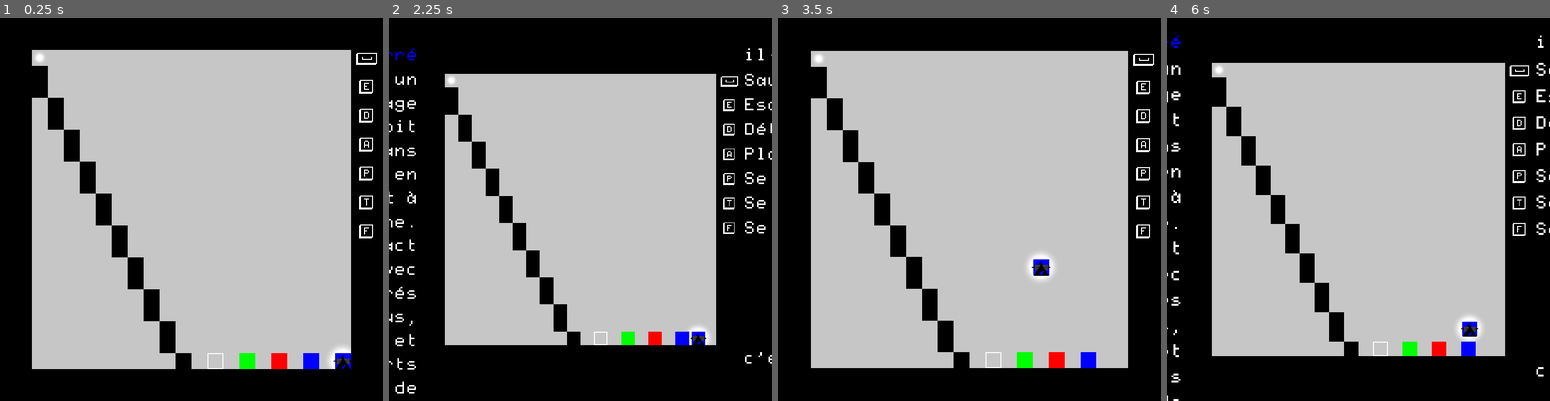
Above: before the commit, frames 1-4 (left to right).
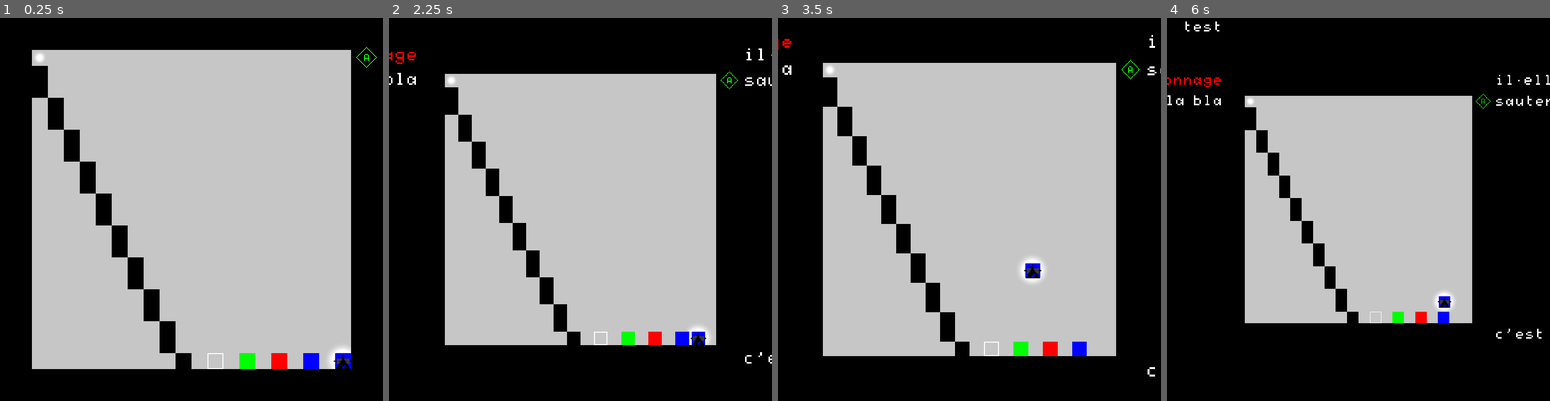
Above: after the commit, the same moments.

Repository: CorentinBrule/kinematic
Game: Godot game, scene res://Jeu.tscn
Same seed, same stepped clock (60 frames per second), same inputs: the game is played once before the commit and once after it.
Inputs (mouse positions are in pixels of both pictures, inside the frame that each line leads up to):
- Up to frame 1 (0.25 s): no input
- Up to frame 2 (2.25 s): tap Enter at 0.5 s; move the mouse to (664, 190) at 0.52 s; hold Down (move_bottom) 0.53-1.28 s; hold Right (move_right) 0.53-2.03 s; click (664, 190) at 0.67 s; tap Space (Sauter) at 0.77, 1.52 s; move the mouse to (503, 228) at 1.27 s; tap F6 (next_level) at 1.35 s; move the mouse to (618, 125) at 2.02 s; hold Left (move_left) from 2.03 s (still down); tap Mouse wheel down (zoom_down_mouse) at 2.1 s
- Up to frame 3 (3.5 s): move the mouse to (950, 286) at 2.77 s; release Left (move_left) at 2.78 s; hold Right (move_right) from 2.78 s (still down); tap Mouse wheel up (zoom_up_mouse) at 2.85 s; click (950, 286) at 2.92 s; tap Space (Sauter) at 3.02 s
- Up to frame 4 (6 s): move the mouse to (1473, 266) at 3.52 s; hold Down (move_bottom) 3.53-4.28 s; tap Space (Sauter) at 3.77, 4.52 s; move the mouse to (1243, 152) at 4.27 s; release Right (move_right) at 4.28 s; hold Left (move_left) 4.28-5.03 s; tap F6 (next_level) at 4.35 s; move the mouse to (1377, 209) at 5.02 s; hold Right (move_right) 5.03-5.78 s; tap Mouse wheel down (zoom_down_mouse) at 5.1 s; click (1377, 209) at 5.17 s; move the mouse to (1301, 113) at 5.77 s; hold Left (move_left) from 5.78 s (still down); tap Mouse wheel up (zoom_up_mouse) at 5.85 s

The runs differ from the first frame. In frame 1, 0.5% of the frame differs, in the area x 92-99%, y 7-58%; in frame 2, 1.5%; in frame 3, 14%; in frame 4, 28%, in the area x 0-100%, y 0-100%.
Error after the commit: Parse Error: The identifier "actions_touch_container_overflow" isn't declared in the current scope. (res://Niveau/GUI/GUI.gd:96)

Commit message:
essai de correction de bugs détection du tactile. Update à la volée de l'interface classique et tactile.

Diff:
--- a/Global.gd
+++ b/Global.gd
@@ -45,10 +45,13 @@
 	current_scene = root.get_child(root.get_child_count() - 1)
 
 	save_folder_path = current_scene.save_folder_path
-
+	print("touch_screen :")
 	print(OS.has_touchscreen_ui_hint())
 	if OS.has_touchscreen_ui_hint():
 		has_touch_screen = true
+
+	if(Global.has_touch_screen):
+		OS.window_fullscreen = true
 
 	if current_scene.has_node("Menu"):
 		# load save from local "res://" file or from "server"
--- a/Niveau/GUI/GUI.gd
+++ b/Niveau/GUI/GUI.gd
@@ -1,6 +1,6 @@
 tool
 extends Node2D
-
+var tool_node
 # Declare member variables here. Examples:
 # var a = 2
 # var b = "text"
@@ -17,8 +17,11 @@
 const action_scene_touch = preload("res://Niveau/GUI/GUI_actions_touch.tscn")
 var base_size = Vector2(384,384)
 
+var width_out_game_interface = base_size.x
+
 # Called when the node enters the scene tree for the first time.
 func _ready():
+	tool_node = get_tree().root.get_child(0)
 	get_tree().get_root().connect("size_changed", self, "on_resize_window")
 	out_game_interface_droit = $outGameGUI/HBoxContainer_droit
 	out_game_interface_gauche = $outGameGUI/HBoxContainer_gauche
@@ -52,13 +55,9 @@
 		actions_touch_container.add_child(gui_action_touch)
 		actions_touch_container.move_child(gui_action_touch, 0)
 
-	if Global.has_touch_screen:
-		actions_container.hide()
-		$"%touch_controls".show()
-	else:
-		actions_touch_container.hide()
+	update_interface()
 
-	if get_parent().get_parent().has_node("Menu") and !Global.has_touch_screen:
+	if get_parent().get_parent().has_node("Menu"):
 		$"%retourMenu".visible = true
 
 	$"%meta_label".visible = true
@@ -72,9 +71,37 @@
 	regex.compile("(?i)(xbox|x-box|microsoft)")
 	if regex.search(Input.get_joy_name(0)):
 		$"%TextureStart".show()
+		$"%TextureEsc".hide()
 
+	else:
+		$"%TextureEsc".show()
+		$"%TextureStart".hide()
 	yield(get_tree(), "idle_frame")
+
 	adapt_interface()
+
+func _input(event):
+	if (event is InputEventKey and event.pressed) or (event is InputEventJoypadButton):
+		tool_node.has_touch_screen = false
+		update_interface()
+	elif event is InputEventScreenTouch:
+		tool_node.has_touch_screen = true
+		update_interface()
+
+func update_interface():
+	#print(Global.has_touch_screen)
+	if tool_node.has_touch_screen:
+		actions_container.hide()
+		actions_touch_container.show()
+		actions_touch_container_overflow.show()
+		$touch_controls.show()
+		$"%TextureStart".show()
+		$"%TextureEsc".hide()
+	else:
+		actions_touch_container.hide()
+		actions_touch_container_overflow.hide()
+		$touch_controls.hide()
+		actions_container.show()
 
 func adapt_interface():
 	if not Engine.editor_hint:
@@ -91,12 +118,6 @@
 		adapt_interface()
 		get_parent().get_node("Camera2D").adapt_clips()
 		get_parent().get_node("Camera2D").force_update_clip()
-		if Global.has_touch_screen:
-			if OS.window_fullscreen:
-				$touch_controls/fullscreen.hide()
-			else:
-				$touch_controls/fullscreen.show()
-
 
 # Called every frame. 'delta' is the elapsed time since the previous frame.
 #func _process(delta):
--- a/tools.gd
+++ b/tools.gd
@@ -15,6 +15,7 @@
 var avatar
 var GUI
 var camera
+var has_touch_screen
 
 func _ready():
 	avatar = get_node("Niveau/Avatar")
@@ -24,6 +25,14 @@
 	camera = get_node("Niveau/Camera2D")
 	camera.auto_cam = auto_cam
 	camera.joystick_zoom = joystick_zoom
+
+
+	if(Global.has_touch_screen):
+		OS.window_fullscreen = true
+	else:
+		Global.has_touch_screen = mobile_emulation
+		has_touch_screen = mobile_emulation
+
 
 func _process(delta):
 	if Engine.editor_hint:
@@ -49,6 +58,18 @@
 
 func _change_mobile_emulation(val):
 	mobile_emulation = val
+	has_touch_screen = val
+	var action_caintainer_keyboard = get_node("Niveau/GUI/outGameGUI/HBoxContainer_droit/VBoxContainer/ActionsContainer")
+	var action_container_touch_droit = get_node("Niveau/GUI/outGameGUI/HBoxContainer_droit/VBoxContainer/ActionsContainerTouch")
+	var main_touch_controls = get_node("Niveau/GUI/touch_controls")
 	if Engine.editor_hint:
 		ProjectSettings.set_setting("input_devices/pointing/emulate_touch_from_mouse",val)
 		ProjectSettings.save()
+		if val:
+			action_container_touch_droit.show()
+			main_touch_controls.show()
+			action_caintainer_keyboard.hide()
+		else:
+			action_container_touch_droit.hide()
+			main_touch_controls.hide()
+			action_caintainer_keyboard.show()
